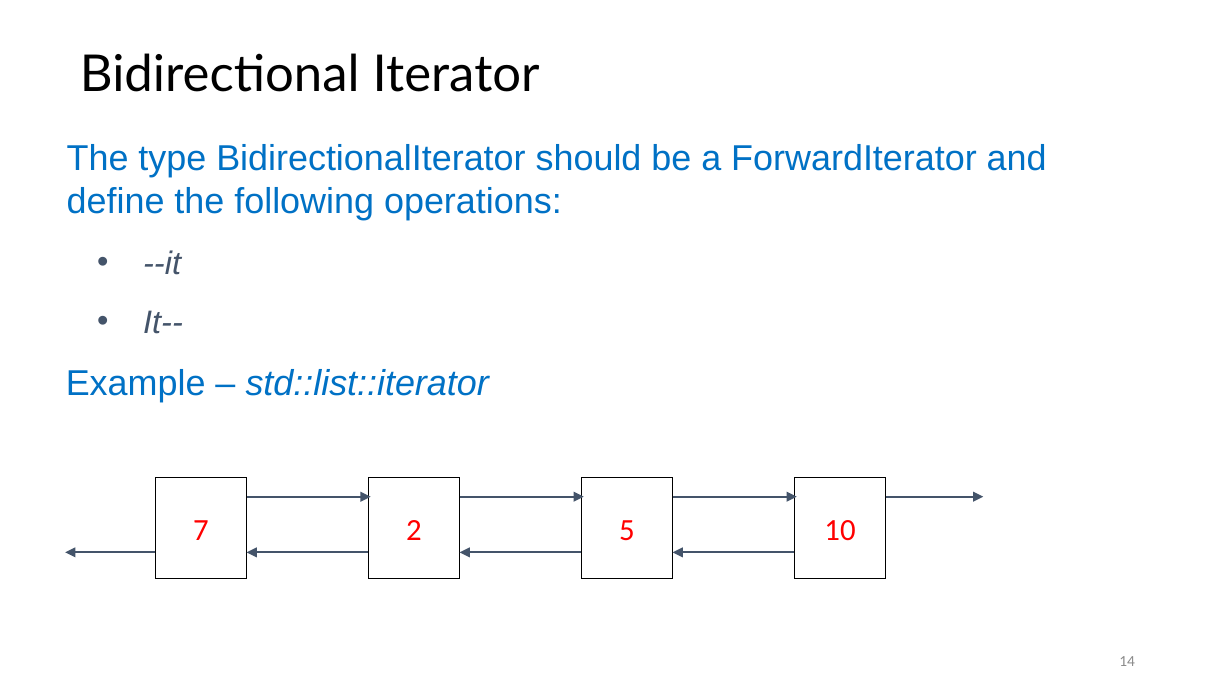
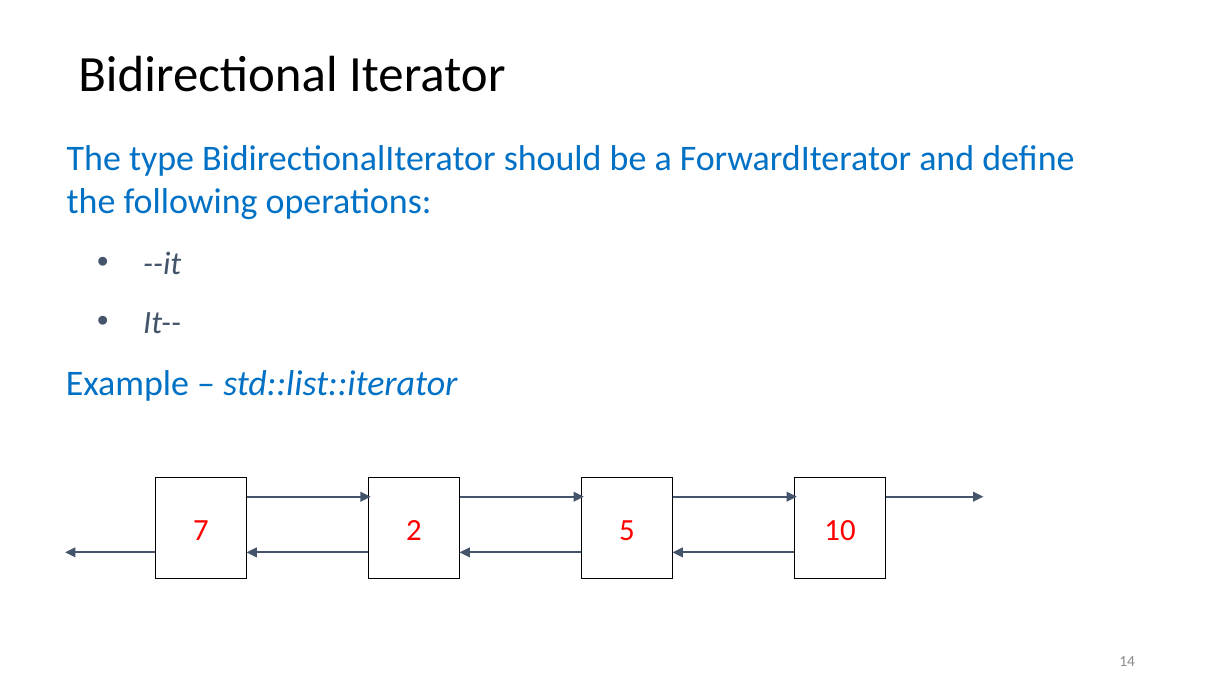
Before and after one commit to rarutyun/cpp-courses, a slide deck: slide 14 of 08_iterators/08_iterators.pptx. Drawn at 1232x693 pixels with LibreOffice and Linux fonts; fonts in the diff are those of the drawing. Boxes give left, top, right and bottom in pixels: in the first picture for what was removed or moved away, otherwise in the second. Text is boxed around its words. In the diff, an @@ line names an element or a change of style, - is before the commit and + after.

Commit message:
Change fonts

```diff
--- a/08_iterators/08_iterators.pptx
+++ b/08_iterators/08_iterators.pptx
@@ title "Bidirectional Iterator" at (78, 55, 505, 92): font Lato to Calibri @@
@@ text "The type BidirectionalIterator should be ..." at (67, 145, 1074, 333): font Arial to Calibri @@
@@ text "Example – std::list::iterator" at (66, 370, 457, 401): font Arial to Calibri @@
```
Also in this commit, not shown: 25 other slides changed.
